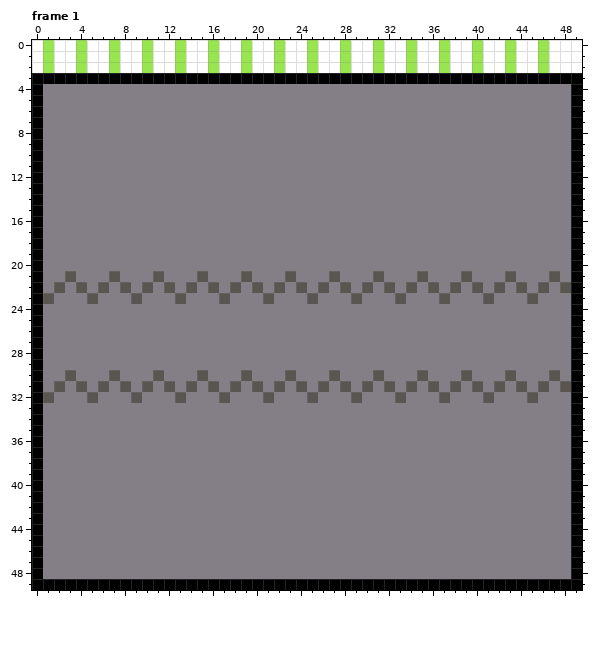
Edited in one commit: pixel-art file (Assets/Game Assets/Graphics/GrassBlock.aseprite). That is the earlier state.
50x50 pixels, 2 frames. Shown: frame 1. The commit also changed other frames, which this record leaves out.
Once edited:
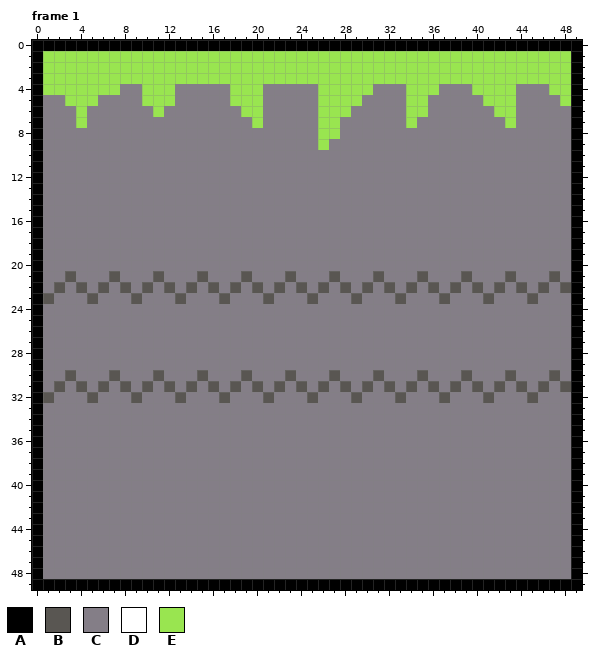
Palette (. is transparent): A #000000  B #595652  C #847e87  D #ffffff  E #99e550
Difference:
{"where": "frame 1"}
{"frame":1,"y":0,"x":0,"old":"DEDDEDDEDDEDDEDDEDDEDDEDDEDDEDDEDDEDDEDDEDDEDDEDDD","new":"AAAAAAAAAAAAAAAAAAAAAAAAAAAAAAAAAAAAAAAAAAAAAAAAAA"}
{"frame":1,"y":1,"x":0,"old":"D","new":"A"}
{"frame":1,"y":1,"x":2,"old":"DD","new":"EE"}
{"frame":1,"y":1,"x":5,"old":"DD","new":"EE"}
{"frame":1,"y":1,"x":8,"old":"DD","new":"EE"}
{"frame":1,"y":1,"x":11,"old":"DD","new":"EE"}
{"frame":1,"y":1,"x":14,"old":"DD","new":"EE"}
{"frame":1,"y":1,"x":17,"old":"DD","new":"EE"}
{"frame":1,"y":1,"x":20,"old":"DD","new":"EE"}
{"frame":1,"y":1,"x":23,"old":"DD","new":"EE"}
{"frame":1,"y":1,"x":26,"old":"DD","new":"EE"}
{"frame":1,"y":1,"x":29,"old":"DD","new":"EE"}
{"frame":1,"y":1,"x":32,"old":"DD","new":"EE"}
{"frame":1,"y":1,"x":35,"old":"DD","new":"EE"}
{"frame":1,"y":1,"x":38,"old":"DD","new":"EE"}
{"frame":1,"y":1,"x":41,"old":"DD","new":"EE"}
{"frame":1,"y":1,"x":44,"old":"DD","new":"EE"}
{"frame":1,"y":1,"x":47,"old":"DDD","new":"EEA"}
{"frame":1,"y":2,"x":0,"old":"D","new":"A"}
{"frame":1,"y":2,"x":2,"old":"DD","new":"EE"}
{"frame":1,"y":2,"x":5,"old":"DD","new":"EE"}
{"frame":1,"y":2,"x":8,"old":"DD","new":"EE"}
{"frame":1,"y":2,"x":11,"old":"DD","new":"EE"}
{"frame":1,"y":2,"x":14,"old":"DD","new":"EE"}
{"frame":1,"y":2,"x":17,"old":"DD","new":"EE"}
{"frame":1,"y":2,"x":20,"old":"DD","new":"EE"}
{"frame":1,"y":2,"x":23,"old":"DD","new":"EE"}
{"frame":1,"y":2,"x":26,"old":"DD","new":"EE"}
{"frame":1,"y":2,"x":29,"old":"DD","new":"EE"}
{"frame":1,"y":2,"x":32,"old":"DD","new":"EE"}
{"frame":1,"y":2,"x":35,"old":"DD","new":"EE"}
{"frame":1,"y":2,"x":38,"old":"DD","new":"EE"}
{"frame":1,"y":2,"x":41,"old":"DD","new":"EE"}
{"frame":1,"y":2,"x":44,"old":"DD","new":"EE"}
{"frame":1,"y":2,"x":47,"old":"DDD","new":"EEA"}
{"frame":1,"y":3,"x":1,"old":"AAAAAAAAAAAAAAAAAAAAAAAAAAAAAAAAAAAAAAAAAAAAAAAA","new":"EEEEEEEEEEEEEEEEEEEEEEEEEEEEEEEEEEEEEEEEEEEEEEEE"}
{"frame":1,"y":4,"x":1,"old":"CCCCCCC","new":"EEEEEEE"}
{"frame":1,"y":4,"x":10,"old":"CCC","new":"EEE"}
{"frame":1,"y":4,"x":18,"old":"CCC","new":"EEE"}
{"frame":1,"y":4,"x":26,"old":"CCCCC","new":"EEEEE"}
{"frame":1,"y":4,"x":34,"old":"CCC","new":"EEE"}
{"frame":1,"y":4,"x":40,"old":"CCCC","new":"EEEE"}
{"frame":1,"y":4,"x":47,"old":"CC","new":"EE"}
{"frame":1,"y":5,"x":3,"old":"CCC","new":"EEE"}
{"frame":1,"y":5,"x":10,"old":"CCC","new":"EEE"}
{"frame":1,"y":5,"x":18,"old":"CCC","new":"EEE"}
{"frame":1,"y":5,"x":26,"old":"CCCC","new":"EEEE"}
{"frame":1,"y":5,"x":34,"old":"CC","new":"EE"}
{"frame":1,"y":5,"x":41,"old":"CCC","new":"EEE"}
{"frame":1,"y":5,"x":48,"old":"C","new":"E"}
{"frame":1,"y":6,"x":4,"old":"C","new":"E"}
{"frame":1,"y":6,"x":11,"old":"C","new":"E"}
{"frame":1,"y":6,"x":19,"old":"CC","new":"EE"}
{"frame":1,"y":6,"x":26,"old":"CCC","new":"EEE"}
{"frame":1,"y":6,"x":34,"old":"CC","new":"EE"}
{"frame":1,"y":6,"x":42,"old":"CC","new":"EE"}
{"frame":1,"y":7,"x":4,"old":"C","new":"E"}
{"frame":1,"y":7,"x":20,"old":"C","new":"E"}
{"frame":1,"y":7,"x":26,"old":"CC","new":"EE"}
{"frame":1,"y":7,"x":34,"old":"C","new":"E"}
{"frame":1,"y":7,"x":43,"old":"C","new":"E"}
{"frame":1,"y":8,"x":26,"old":"CC","new":"EE"}
{"frame":1,"y":9,"x":26,"old":"C","new":"E"}
{"label":"changed","picture_box":[32,40,582,150]}
